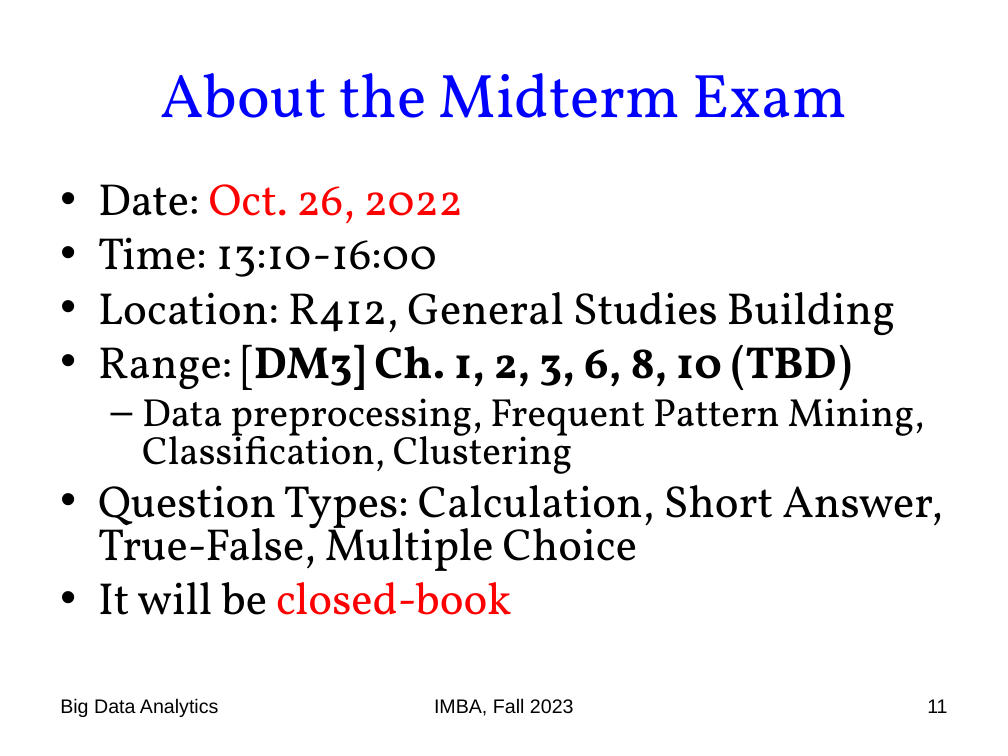
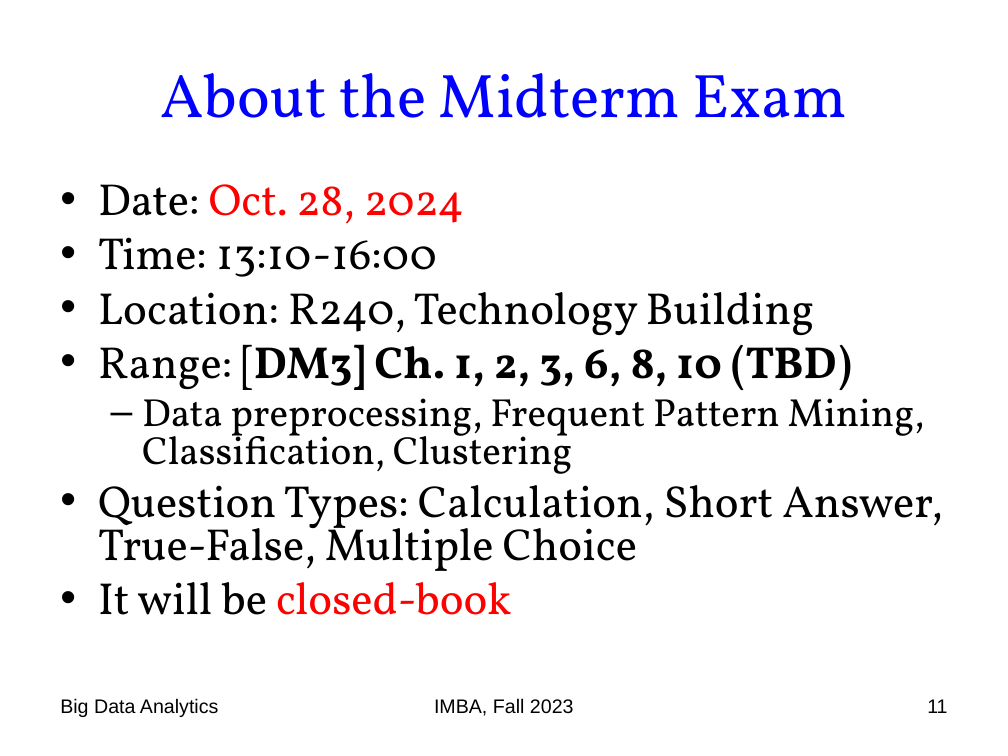
Before and after one commit to chriswjh/chriswjh.github.io, a slide deck: slide 11 of BDA_IFM/00-overview.ppt. Drawn at 1008x756 pixels with LibreOffice and Linux fonts; fonts in the diff are those of the drawing. Boxes give left, top, right and bottom in pixels: in the first picture for what was removed or moved away, otherwise in the second. Text is boxed around its words. In the diff, an @@ line names an element or a change of style, - is before the commit and + after.

```diff
--- a/BDA_IFM/00-overview.ppt
+++ b/BDA_IFM/00-overview.ppt
@@ text at (98,184,464,223): text changed @@
-• Date: Oct. 26, 2022
+• Date: Oct. 28, 2024
@@ text at (98,292,814,335): text changed @@
-• Location: R412, General Studies Building
+• Location: R240, Technology Building
```
Also in this commit, not shown: 6 other slides changed.
